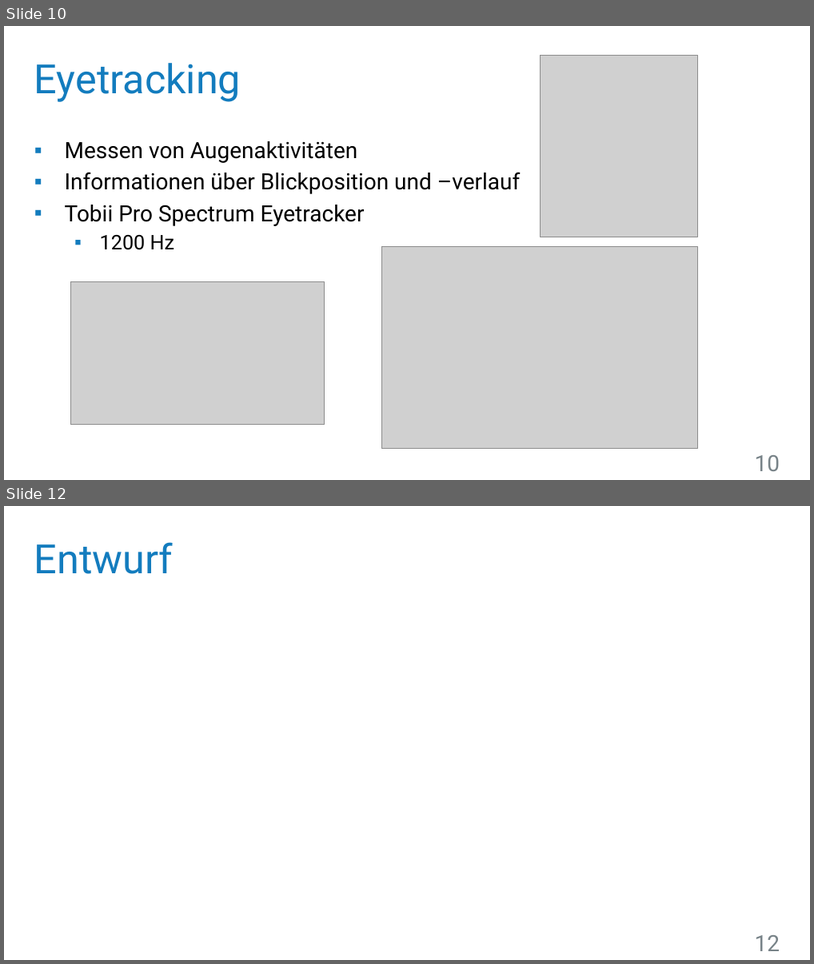
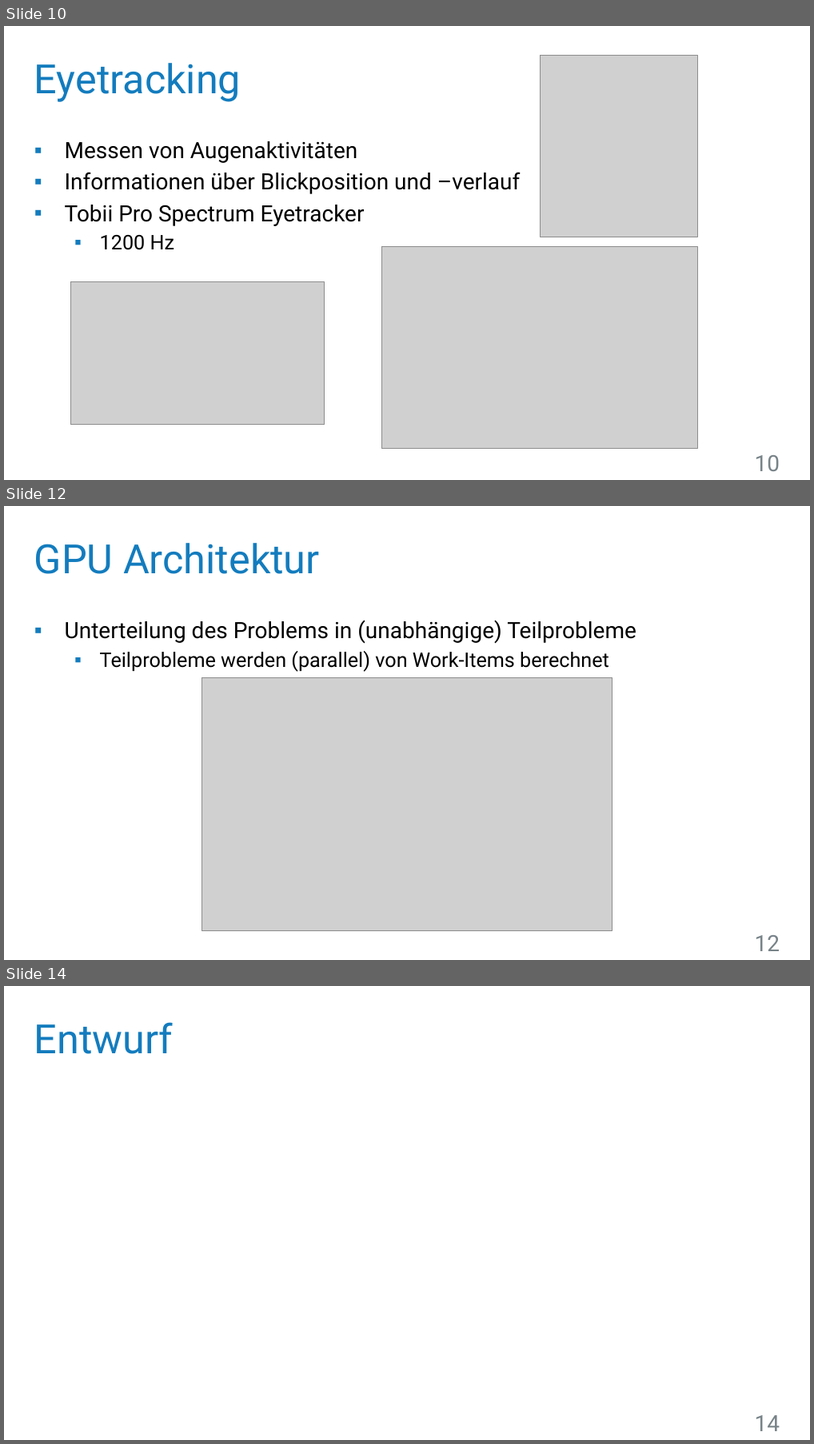
Before and after one commit to UniStuttgart-VISUS/FoveatedVolumeRendering, a slide deck: Dokumente/Vortrag/Wahrnehmungsorientiertes_Volumen-Rendering.pptx. Shown one above the other, each under a label of ours: slides 10 and 12 before the commit, slides 10, 12 and 14 after it; the slides between them are not shown. The pictures are 814x964 and 814x1444 pixels, drawn with LibreOffice and Linux fonts; fonts in the diff are those of the drawing; grey boxes stand for pictures; background and template pictures are left out. Boxes give left, top, right and bottom in pixels: in the first picture for what was removed or moved away, otherwise in the second. Text is boxed around its words. In the diff, an @@ line names an element or a change of style, - is before the commit and + after.

Commit message:
Vortrag: GPU Architektur.

```diff
--- a/Dokumente/Vortrag/Wahrnehmungsorientiertes_Volumen-Rendering.pptx
+++ b/Dokumente/Vortrag/Wahrnehmungsorientiertes_Volumen-Rendering.pptx
@@ slide 12 added at [4,506,810,960], background #FFFFFF @@
@@ title added at [34,543,320,574], 36 pt, text #137CBE @@
+GPU Architektur
@@ text added at [65,620,637,672], 20 pt, text #000000 @@
+▪ Unterteilung des Problems in (unabhängige) Teilprobleme
+  ▪ Teilprobleme werden (parallel) von Work-Items berechnet
@@ picture added at [202,677,613,930] @@
@@ page number added at [755,935,780,951], 20 pt, text #788388 @@
+12
@@ what was slide 12 is now slide 14 @@
@@ page number at [755,1415,780,1431]: text changed @@
-12
+14
```
Also in this commit, not shown: 1 slide changed, 1 other slide added.
